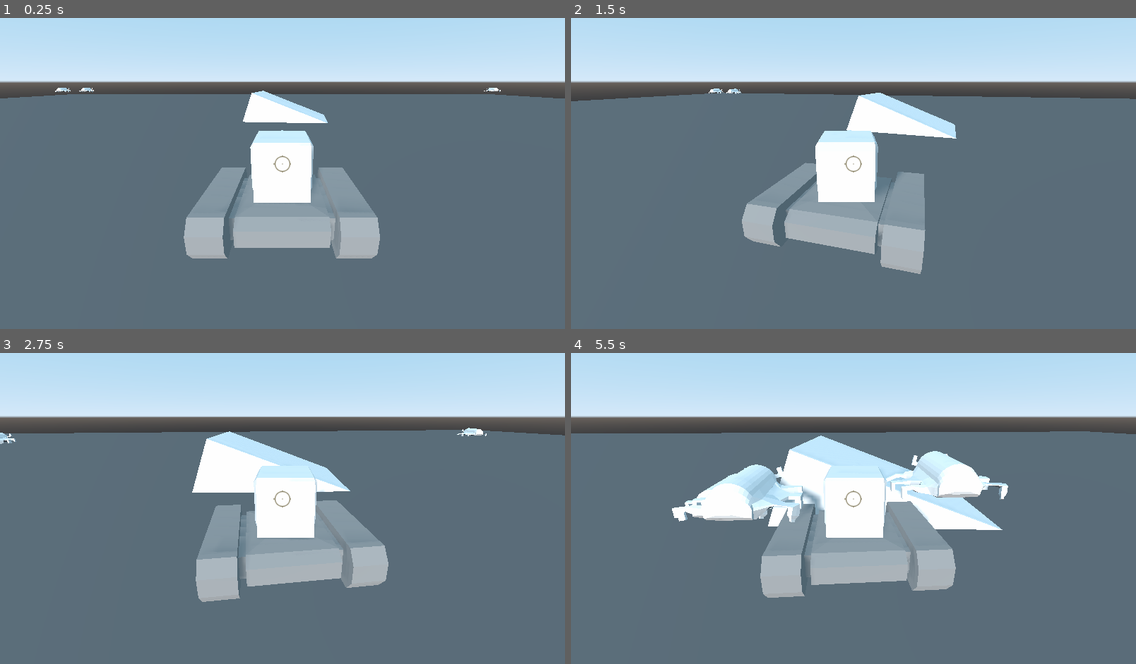
Above: before the commit, frames 1-4 (two rows, left to right).
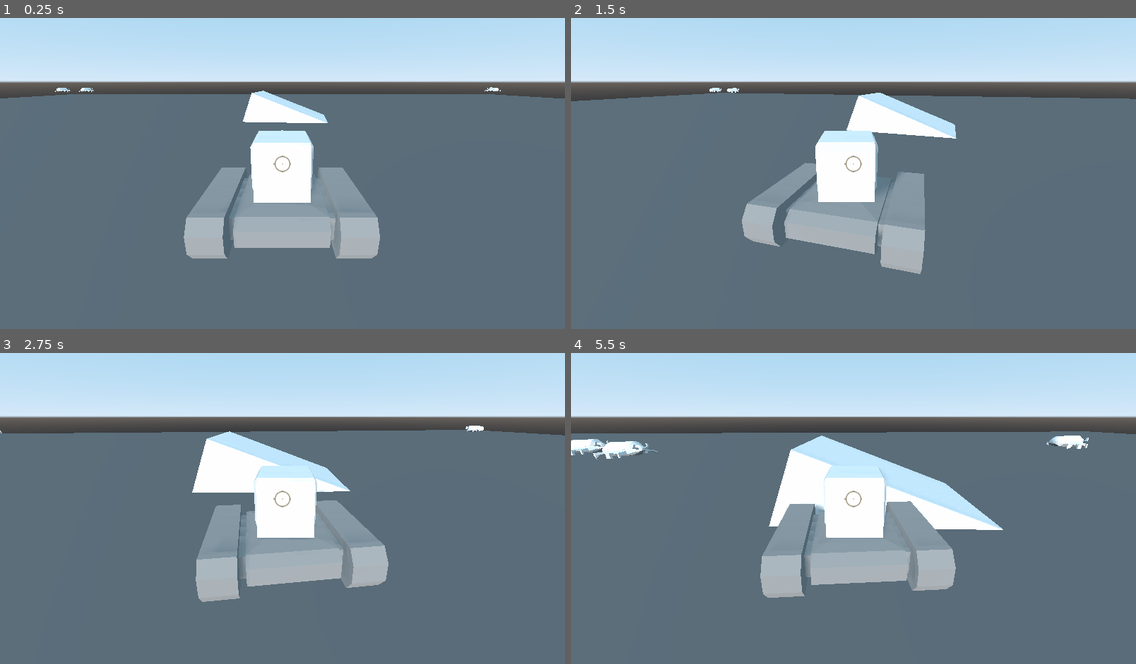
Above: after the commit, the same moments.

Repository: HelmetBugg/BioTank
Game: Godot game, scene res://Main.tscn
The game is run twice, just before and just after one commit, with the same random seed, the same clock (stepped at 60 frames per second) and the same inputs. This scene is started directly instead of the project's main scene.
Inputs (mouse positions are in pixels of both pictures, inside the frame that each line leads up to):
- Up to frame 1 (0.25 s): no input
- Up to frame 2 (1.5 s): move the mouse to (881, 164) at 0.52 s; press the mouse at (881, 164) at 0.53 s; hold W (forward) from 0.53 s (still down); move the mouse to (825, 164) at 1.27 s; release the mouse at (825, 164) at 1.28 s; click (825, 164) at 1.35 s
- Up to frame 3 (2.75 s): keep holding W (forward); move the mouse to (293, 492) at 2.02 s; press the mouse at (293, 492) at 2.03 s
- Up to frame 4 (5.5 s): keep holding W (forward); move the mouse to (847, 505) at 2.77 s; release the mouse at (847, 505) at 2.78 s; click (847, 505) at 2.85 s; move the mouse to (893, 502) at 3.52 s; press the mouse at (893, 502) at 3.53 s; move the mouse to (808, 496) at 4.27 s; release the mouse at (808, 496) at 4.28 s; click (808, 496) at 4.35 s; move the mouse to (859, 499) at 5.02 s; press the mouse at (859, 499) at 5.03 s

The runs differ from the first frame. In frame 1, less than 0.1% of the frame differs, in the area x 9-89%, y 22-24%; in frame 2, less than 0.1%; in frame 3, 0.2%; in frame 4, 5.3%, in the area x 0-92%, y 25-73%.

Commit message:
added buggy directional

Diff:
--- a/Enemy.gd
+++ b/Enemy.gd
@@ -1,6 +1,6 @@
 extends KinematicBody
 
-const MOVE_SPEED = 12
+const MOVE_SPEED = 8
 var player = null
 var dead = false
 var startingPosition
@@ -16,7 +16,8 @@
 		return
 	var vec_to_player = player.translation - translation
 	vec_to_player = vec_to_player.normalized()
-	#rotation = vec_to_player.angle()
+	var dic_to_player = Vector2(player.translation.x, player.translation.y) - Vector2(translation.x, translation.y)
+	rotate_y(dic_to_player.angle())
 	move_and_collide(vec_to_player * MOVE_SPEED * delta)
 
 func kill():
--- a/Enemy.tscn
+++ b/Enemy.tscn
@@ -5,7 +5,7 @@
 
 [sub_resource type="CapsuleShape" id=1]
 radius = 0.803713
-height = 0.779601
+height = 0.80801
 
 [node name="Enemy" type="KinematicBody"]
 script = ExtResource( 1 )
